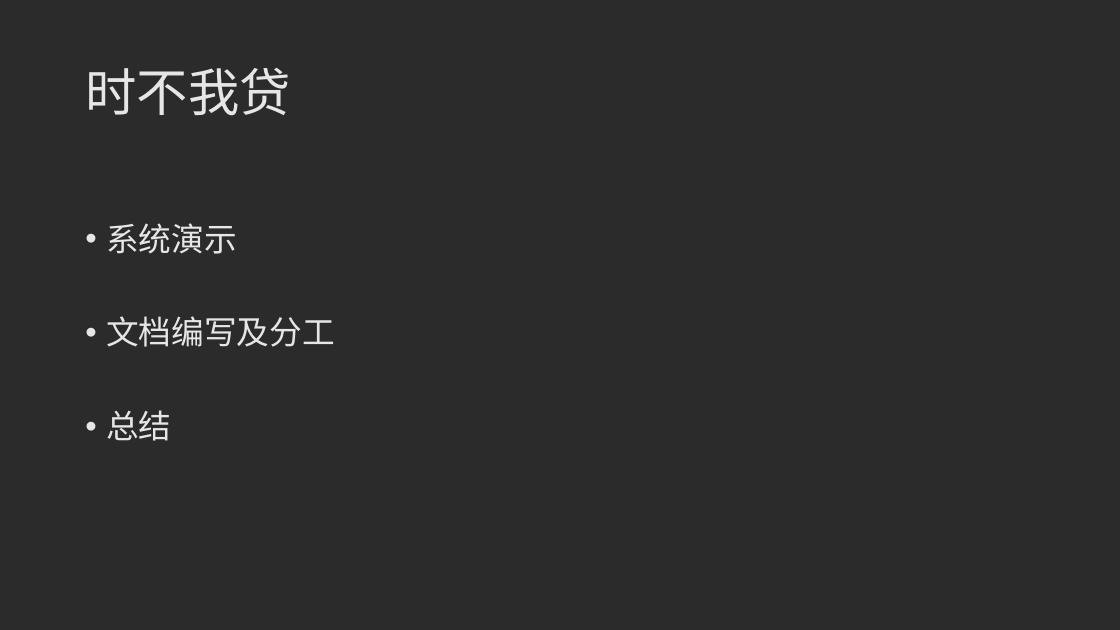
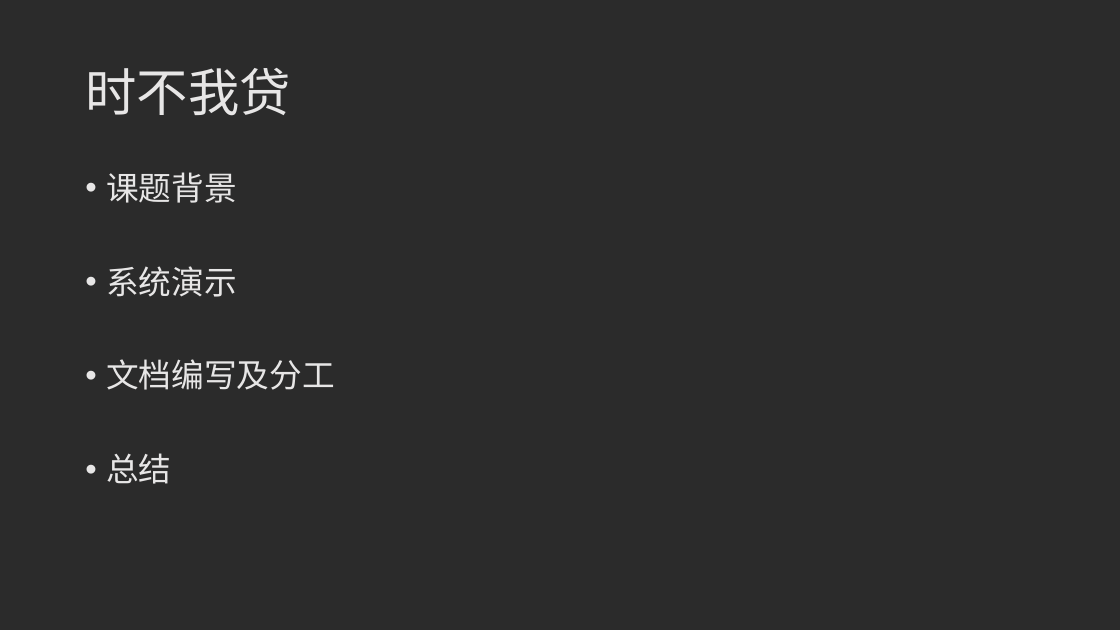
Before and after one commit to orangewgm/P2Pdocument, a slide deck: slide 2 of 20190711答辩ppt.pptx. Drawn at 1120x630 pixels with LibreOffice and Linux fonts; fonts in the diff are those of the drawing; background and template pictures are left out; a plain dark background stands for a picture behind light text. Boxes give left, top, right and bottom in pixels: in the first picture for what was removed or moved away, otherwise in the second. Text is boxed around its words. In the diff, an @@ line names an element or a change of style, - is before the commit and + after.

```diff
--- a/20190711答辩ppt.pptx
+++ b/20190711答辩ppt.pptx
@@ text at box(106, 172, 237, 203): paragraph added @@
+• 课题背景
```
Also in this commit, not shown: 3 other slides changed, 2 slides added.
